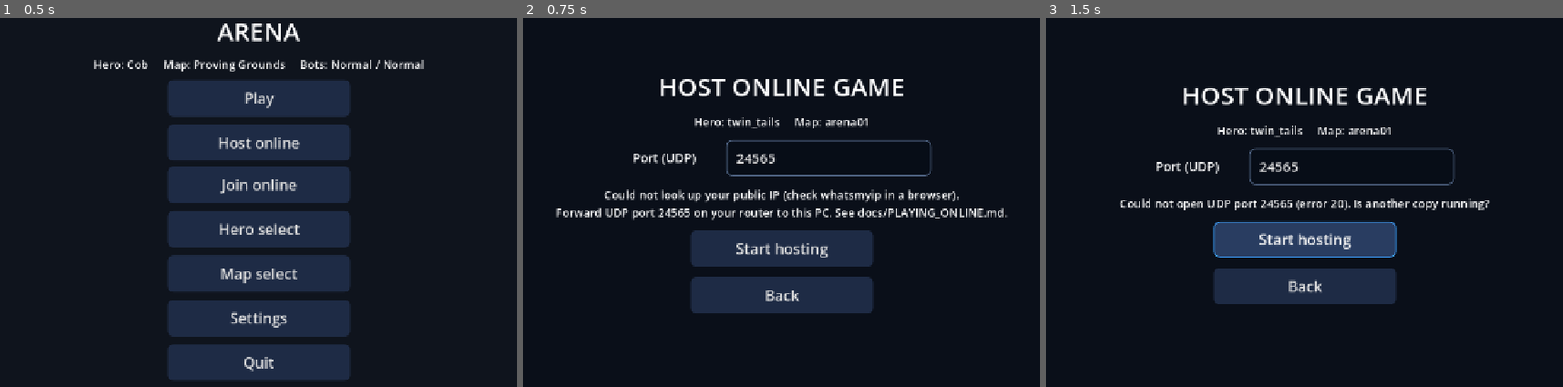
Above: before the commit, frames 1-3 (left to right).
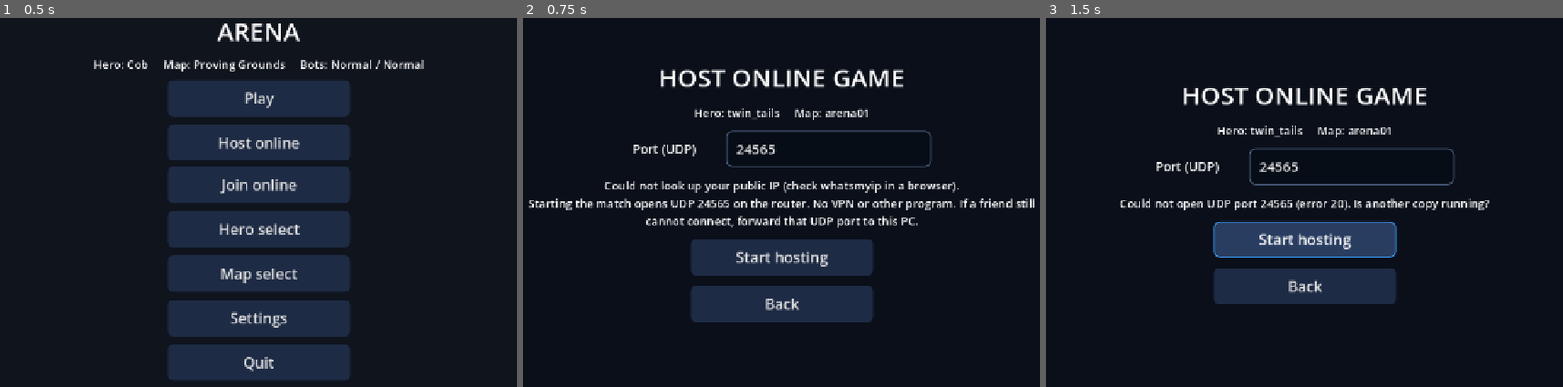
Above: after the commit, the same moments.

Repository: AvocadoFlour/arena
Game: Godot game, scene res://src/main.tscn
The game is run twice, just before and just after one commit, with the same random seed, the same clock (stepped at 60 frames per second) and the same inputs.
Inputs:
- Up to frame 1 (0.5 s): no input
- Up to frame 2 (0.75 s): click "Host online" at 0.5 s
- Up to frame 3 (1.5 s): click "Start hosting" at 1.25 s

Frame 1 is identical in both runs. In frame 2, 13% of the frame differs, in the area x 1-99%, y 13-83%; in frame 3, nothing differs.

Commit message:
Open the match port on the router when hosting
Friends join the public address from Host online. The game asks the
router with UPnP, so no VPN is required. The corner says if it failed.

Diff:
--- a/src/core/net/net.gd
+++ b/src/core/net/net.gd
@@ -24,6 +24,7 @@
 signal peer_count_changed(n: int)
 signal disconnected(reason: String)
 signal public_ip_ready(ip: String)
+signal port_map_ready(ok: bool)
 
 var mode := OFFLINE
 var port := DEFAULT_PORT
@@ -43,6 +44,10 @@
 var max_teleport := 0.0
 var big_corrections: Array = []  ## CLIENT: [tick, err] for errors > 2 m (diagnostics, net test)
 var public_ip := ""
+var port_mapped := false          ## HOST: the router accepted a UPnP mapping for `port`
+var port_note := ""               ## HOST: extra line for the corner status (mapping failed, or the ISP hides the PC)
+var _upnp: UPNP
+var _mapped_port := 0
 ## Skip all internet lookups (api.ipify.org). Set by tests, or `-- --net_offline`; headless runs default to it.
 var offline := DisplayServer.get_name() == "headless" or OS.get_cmdline_user_args().has("--net_offline")
 var _rtt_ms := -1.0              ## CLIENT: smoothed round-trip time
@@ -92,6 +97,7 @@
     multiplayer.multiplayer_peer = peer
     mode = HOST
     port = p
+    _map_port(p)
     return OK
 
 func join(address: String, p: int = DEFAULT_PORT) -> int:
@@ -105,6 +111,7 @@
     return OK
 
 func close() -> void:
+    _unmap_port()
     if multiplayer.multiplayer_peer:
         multiplayer.multiplayer_peer.close()
     multiplayer.multiplayer_peer = OfflineMultiplayerPeer.new()
@@ -141,6 +148,46 @@
         req.queue_free())
     if req.request("https://api.ipify.org") != OK:
         public_ip_ready.emit("")
+
+## Ask the router to forward UDP `p` to this PC (UPnP). No extra program. Skipped in tests (`offline`).
+## A successful map means friends on other networks can join the public address. CGNAT still cannot be opened.
+func _map_port(p: int) -> void:
+    port_mapped = false
+    port_note = ""
+    if offline:
+        port_map_ready.emit.call_deferred(false)
+        return
+    var upnp := UPNP.new()
+    var found := upnp.discover(2000, 2, "InternetGatewayDevice")
+    if found != UPNP.UPNP_RESULT_SUCCESS or upnp.get_gateway() == null or not upnp.get_gateway().is_valid_gateway():
+        port_note = "The router did not open the port. Forward UDP %d to this PC, or have a friend host." % p
+        port_map_ready.emit(false)
+        return
+    upnp.delete_port_mapping(p, "UDP")
+    if upnp.add_port_mapping(p, p, "Arena", "UDP", 0) != UPNP.UPNP_RESULT_SUCCESS:
+        port_note = "The router refused the port. Forward UDP %d to this PC, or have a friend host." % p
+        port_map_ready.emit(false)
+        return
+    _upnp = upnp
+    _mapped_port = p
+    port_mapped = true
+    var ext := String(upnp.get_gateway().query_external_address()).strip_edges()
+    if public_ip != "" and ext != "" and ext != public_ip:
+        port_note = "Your ISP hides this PC, so friends may not be able to join you. Someone else should host."
+    else:
+        port_note = "Port opened on the router. Friends join the address above. No extra program."
+        if ext != "" and not ext.begins_with("0."):
+            public_ip = ext
+            public_ip_ready.emit(public_ip)
+    port_map_ready.emit(true)
+
+func _unmap_port() -> void:
+    if _upnp != null and _mapped_port > 0:
+        _upnp.delete_port_mapping(_mapped_port, "UDP")
+    _upnp = null
+    _mapped_port = 0
+    port_mapped = false
+    port_note = ""
 
 static func lan_addresses() -> Array:
     var out: Array = []
--- a/src/core/net/net_panel.gd
+++ b/src/core/net/net_panel.gd
@@ -77,7 +77,7 @@
     var lan := ", ".join(Net.lan_addresses())
     status.text = ("Friends join with:  %s:%s\n" % [ip, p] if ip != "" else "Could not look up your public IP (check whatsmyip in a browser).\n") \
         + ("Same network (LAN): %s:%s\n" % [lan, p] if lan != "" else "") \
-        + "Forward UDP port %s on your router to this PC. See docs/PLAYING_ONLINE.md." % p
+        + "Starting the match opens UDP %s on the router. No VPN or other program. If a friend still cannot connect, forward that UDP port to this PC." % p
 
 ## "IP:port" or "IP" -> [ip, port]
 static func parse_address(s: String) -> Array:
--- a/src/main.gd
+++ b/src/main.gd
@@ -352,8 +352,9 @@
     cl.add_child(_net_status)
     add_child(cl)
     var upd := func(_x = null):
-        _net_status.text = "Hosting  %s:%d   players %d/%d" % [Net.public_ip if Net.public_ip != "" else "<your public IP>", Net.port, 1 + Net.peers.size(), Net.MAX_HUMANS]
+        _net_status.text = "Hosting  %s:%d   players %d/%d\n%s" % [Net.public_ip if Net.public_ip != "" else "<your public IP>", Net.port, 1 + Net.peers.size(), Net.MAX_HUMANS, Net.port_note]
     Net.public_ip_ready.connect(upd)
+    Net.port_map_ready.connect(func(_ok): upd.call())
     Net.peer_count_changed.connect(upd)
     upd.call()
     if Net.public_ip == "" and not args.has("net_test"):
--- a/tests/ui_round5_test.gd
+++ b/tests/ui_round5_test.gd
@@ -37,6 +37,7 @@
     check(p.status.text == "Finding your public IP...", "offline: no lookup result yet")
     p._on_ip("")   # what offline emits (deferred) -> core's fallback text
     check(p.status.text.begins_with("Could not look up your public IP"), "offline fallback text")
+    check(p.status.text.contains("opens UDP") and p.status.text.contains("No VPN"), "host screen does not ask for a VPN")
     var ports := []
     p.host_requested.connect(func(port): ports.append(port))
     btns[0].pressed.emit()
Not shown, changed: docs/INTERFACES.md
Not shown, changed: docs/PLAYING_ONLINE.md
Not shown, changed: docs/requests/heroes.md
